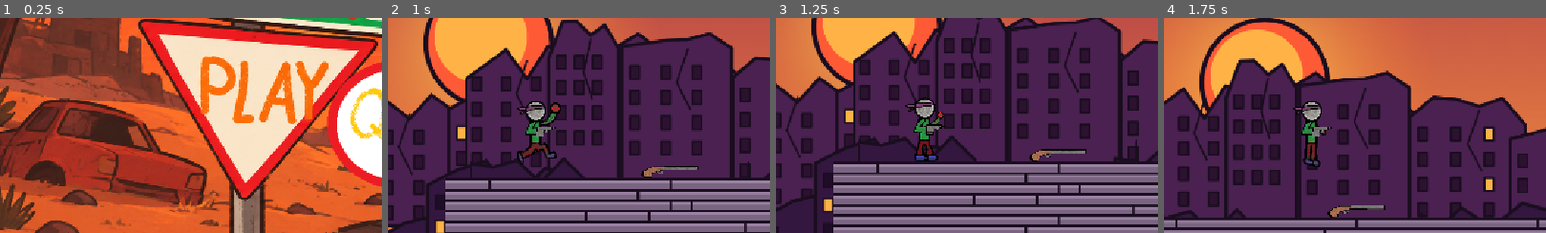
Above: before the commit, frames 1-4 (left to right).
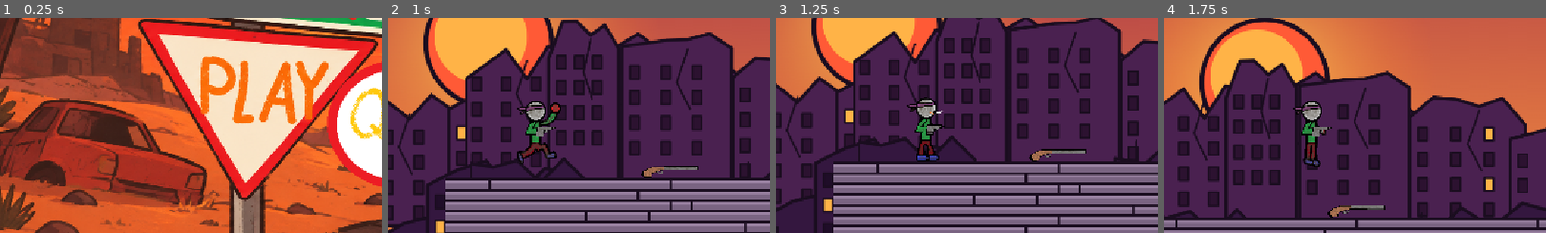
Above: after the commit, the same moments.

Repository: CodingFox007/ByteJam2026
Game: Godot game, scene res://Scenes/title_screen.tscn
Two runs of this game, one before a commit and one after it. Both use one fixed random seed, a clock stepped at 60 frames per second and the inputs below.
Inputs (mouse positions are % of the whole screen's width and height, from its top left):
- Up to frame 1 (0.25 s): no input
- Up to frame 2 (1 s): click (34, 68) at 0.5 s
- Up to frame 3 (1.25 s): no input
- Up to frame 4 (1.75 s): move the mouse to (72, 45) at 1.27 s; hold Right (right) from 1.28 s (still down); tap Space (jump) at 1.35, 1.52 s
The pictures show only the part of the screen within x 0-50%, y 50-100%; the shares and areas given below are measured in that part.

Frames 1-2 are identical in both runs. In frame 3, 0.7% of the frame differs, in the area x 33-44%, y 36-67%; in frame 4, nothing differs.

Commit message:
Added to zombie hitbox script hurt animation doesnt even work

Diff:
--- /dev/null
+++ b/byte-jam-26/Assets/PlayerHurt/PlayerHurt.tres
@@ -0,0 +1,32 @@
+[gd_resource type="SpriteFrames" load_steps=5 format=3]
+
+[ext_resource type="Texture2D" path="res://spritesheet.png" id="1"]
+
+[sub_resource type="AtlasTexture" id="atlas_0"]
+atlas = ExtResource("1")
+region = Rect2(0, 0, 132, 211)
+
+[sub_resource type="AtlasTexture" id="atlas_1"]
+atlas = ExtResource("1")
+region = Rect2(132, 0, 132, 211)
+
+[sub_resource type="AtlasTexture" id="atlas_2"]
+atlas = ExtResource("1")
+region = Rect2(264, 0, 132, 211)
+
+[resource]
+animations = [{
+"frames": [{
+"duration": 1.0,
+"texture": SubResource("atlas_0")
+}, {
+"duration": 1.0,
+"texture": SubResource("atlas_1")
+}, {
+"duration": 1.0,
+"texture": SubResource("atlas_2")
+}],
+"loop": true,
+"name": &"default",
+"speed": 12.0
+}]
--- a/byte-jam-26/Scenes/player.tscn
+++ b/byte-jam-26/Scenes/player.tscn
@@ -5,6 +5,7 @@
 [ext_resource type="Texture2D" uid="uid://b1gwr5h2erv8j" path="res://Assets/AssetsSpritesheetV3.png" id="3_fkybt"]
 [ext_resource type="SpriteFrames" uid="uid://lyoye4olp3ee" path="res://Assets/PlayerJumpSpritesheet.tres" id="3_vgqql"]
 [ext_resource type="PackedScene" uid="uid://bwhq0a8kejn8j" path="res://interaction_components/interacting_component.tscn" id="5_fkybt"]
+[ext_resource type="Texture2D" uid="uid://cb5sf2trc3sy" path="res://Assets/PlayerHurt/PlayerHurt.png" id="5_x3wgy"]
 
 [sub_resource type="AtlasTexture" id="atlas_0"]
 atlas = ExtResource("3_fkybt")
@@ -245,14 +246,43 @@
 "speed": 5.0
 }, {
 "frames": [{
-"duration": 1.0,
+"duration": 5.0,
 "texture": SubResource("AtlasTexture_1pe0h")
 }, {
-"duration": 1.0,
+"duration": 2.0,
 "texture": SubResource("AtlasTexture_27bay")
 }],
 "loop": 1,
 "name": &"idleAnimation",
+"speed": 5.0
+}]
+
+[sub_resource type="AtlasTexture" id="AtlasTexture_3smsa"]
+atlas = ExtResource("5_x3wgy")
+region = Rect2(264, 0, 132, 211)
+
+[sub_resource type="AtlasTexture" id="AtlasTexture_8erm5"]
+atlas = ExtResource("5_x3wgy")
+region = Rect2(132, 0, 132, 211)
+
+[sub_resource type="AtlasTexture" id="AtlasTexture_f1ek2"]
+atlas = ExtResource("5_x3wgy")
+region = Rect2(0, 0, 132, 211)
+
+[sub_resource type="SpriteFrames" id="SpriteFrames_yby75"]
+animations = [{
+"frames": [{
+"duration": 1.0,
+"texture": SubResource("AtlasTexture_3smsa")
+}, {
+"duration": 1.0,
+"texture": SubResource("AtlasTexture_8erm5")
+}, {
+"duration": 1.0,
+"texture": SubResource("AtlasTexture_f1ek2")
+}],
+"loop": 0,
+"name": &"hurtAnimation",
 "speed": 5.0
 }]
 
@@ -294,6 +324,13 @@
 animation = &"idleAnimation"
 frame_progress = 0.95153004
 
+[node name="Hurt" type="AnimatedSprite2D" parent="AnimationHolder" unique_id=719872824]
+visible = false
+position = Vector2(10, 422)
+scale = Vector2(0.5, 0.5)
+sprite_frames = SubResource("SpriteFrames_yby75")
+animation = &"hurtAnimation"
+
 [node name="CollisionShape2D" type="CollisionShape2D" parent="." unique_id=1817958479]
 position = Vector2(18, 432)
 shape = SubResource("CapsuleShape2D_bjebc")
--- a/byte-jam-26/Scripts/playerScript.gd
+++ b/byte-jam-26/Scripts/playerScript.gd
@@ -6,6 +6,8 @@
 @onready var walk: AnimatedSprite2D = $AnimationHolder/Walk
 @onready var jump: AnimatedSprite2D = $AnimationHolder/Jump
 @onready var idle: AnimatedSprite2D = $AnimationHolder/Idle
+@onready var hurt: AnimatedSprite2D = $AnimationHolder/Hurt
+
 @export var walk_hand_offset: Vector2 = Vector2(12, -2)
 @export var idle_hand_offset: Vector2 = Vector2(-5, 10)
 @export var jump_hand_offset: Vector2 = Vector2(-10, -5)
@@ -24,6 +26,13 @@
 
 	if not jump.is_playing():
 		jump.play()
+
+func hurtAnimation():
+	walk.hide()
+	idle.hide()
+	jump.hide()
+	hurt.show()
+	hurt.play("hurtAnimation")
 
 func walkAnimation():
 	jump.hide()
@@ -46,6 +55,7 @@
 
 	if velocity.x == 0 and is_on_floor():
 		idleAnimation()
+		idle.play("idleAnimation")
 
 	# Add the gravity and play jump.
 	if not is_on_floor():
--- a/byte-jam-26/Scripts/zombie_hitbox.gd
+++ b/byte-jam-26/Scripts/zombie_hitbox.gd
@@ -1,5 +1,7 @@
 
 extends Area2D
+const PlayerScript = preload("uid://cdcqlo355sbhs")
+
 
 @onready var timer: Timer = $Timer
 @onready var zombie = get_parent()
@@ -11,6 +13,9 @@
 
 		# Tell zombie to start attacking
 		zombie.player_in_killzone = true
+		if zombie.player_in_killzone == true:
+			if body.has_method("hurtAnimation"):
+				body.hurtAnimation()
 
 		# Start the kill timer
 		timer.start()
--- a/byte-jam-26/project.godot
+++ b/byte-jam-26/project.godot
@@ -59,6 +59,10 @@
 ]
 }
 
+[layer_names]
+
+2d_physics/layer_1="world"
+
 [physics]
 
 3d/physics_engine="Jolt Physics"
Binary file added: byte-jam-26/Assets/PlayerHurt/PlayerHurt.png
Not shown, added: byte-jam-26/Assets/PlayerHurt/PlayerHurt.png.import
